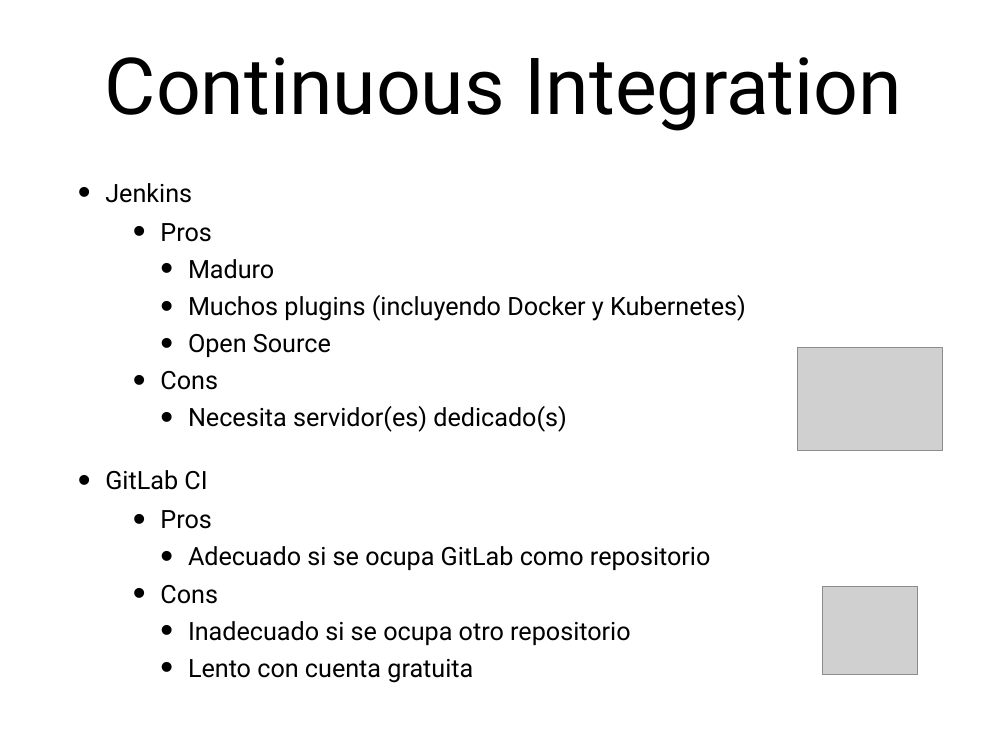
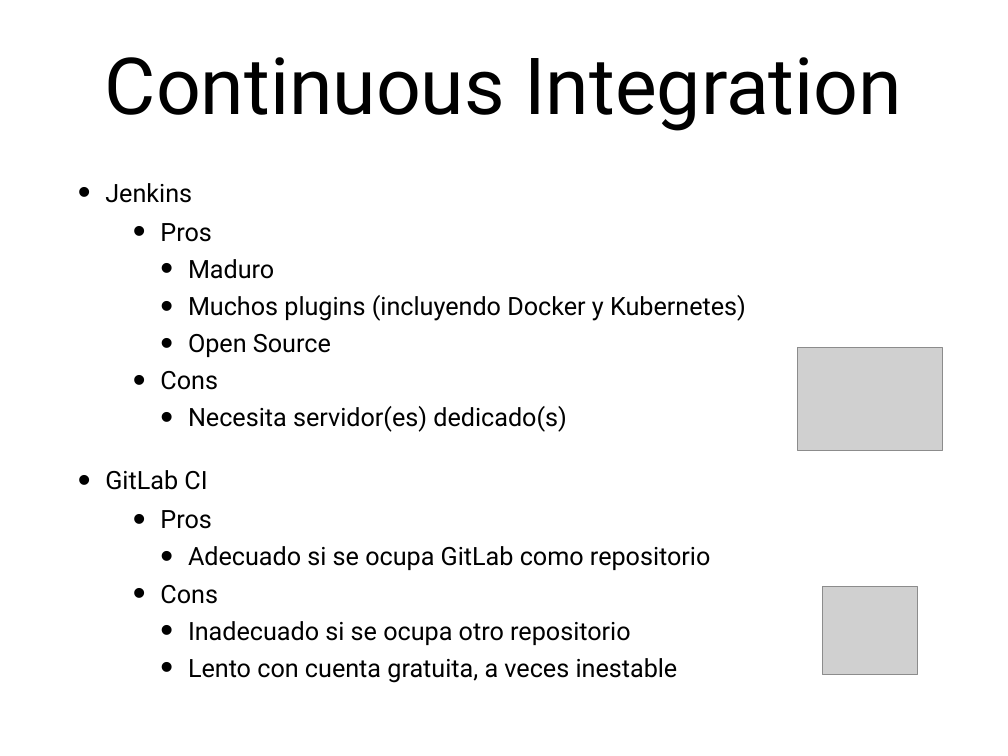
Before and after one commit to Guillaume-Mayer/micropoc, a slide deck: slide 9 of pres.pptx. Drawn at 1008x756 pixels with LibreOffice and Linux fonts; fonts in the diff are those of the drawing; grey boxes stand for pictures. Boxes give left, top, right and bottom in pixels: in the first picture for what was removed or moved away, otherwise in the second. Text is boxed around its words. In the diff, an @@ line names an element or a change of style, - is before the commit and + after.

```diff
--- a/pres.pptx
+++ b/pres.pptx
@@ text at (188, 658, 678, 683): text changed @@
-      • Lento con cuenta gratuita
+      • Lento con cuenta gratuita, a veces inestable
```
Also in this commit, not shown: 4 other slides changed, 3 slides added, 2 slides removed.
